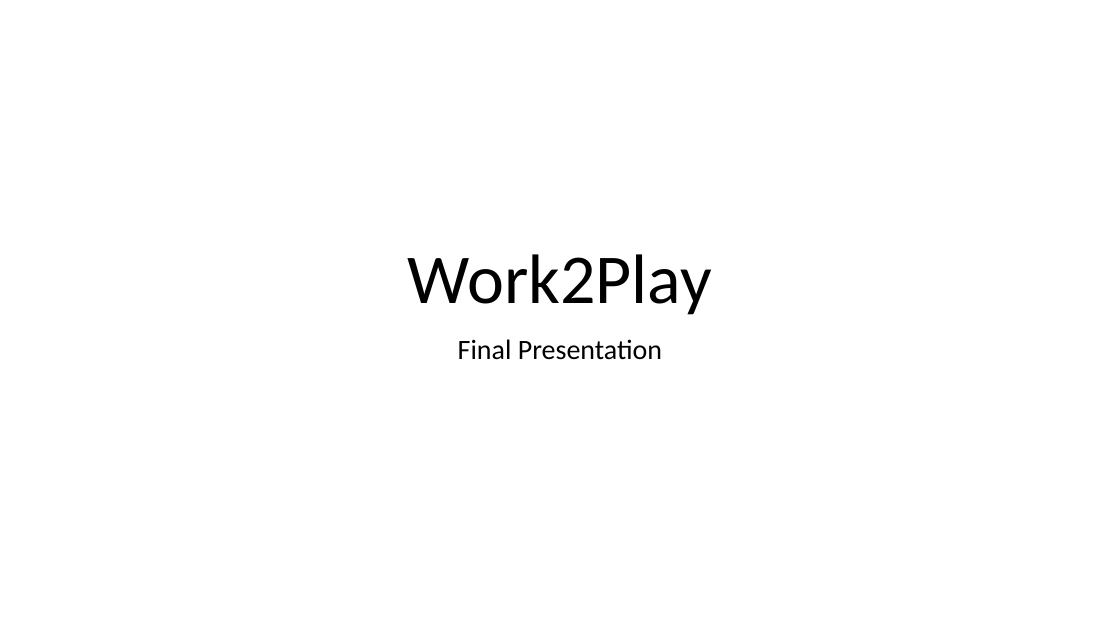
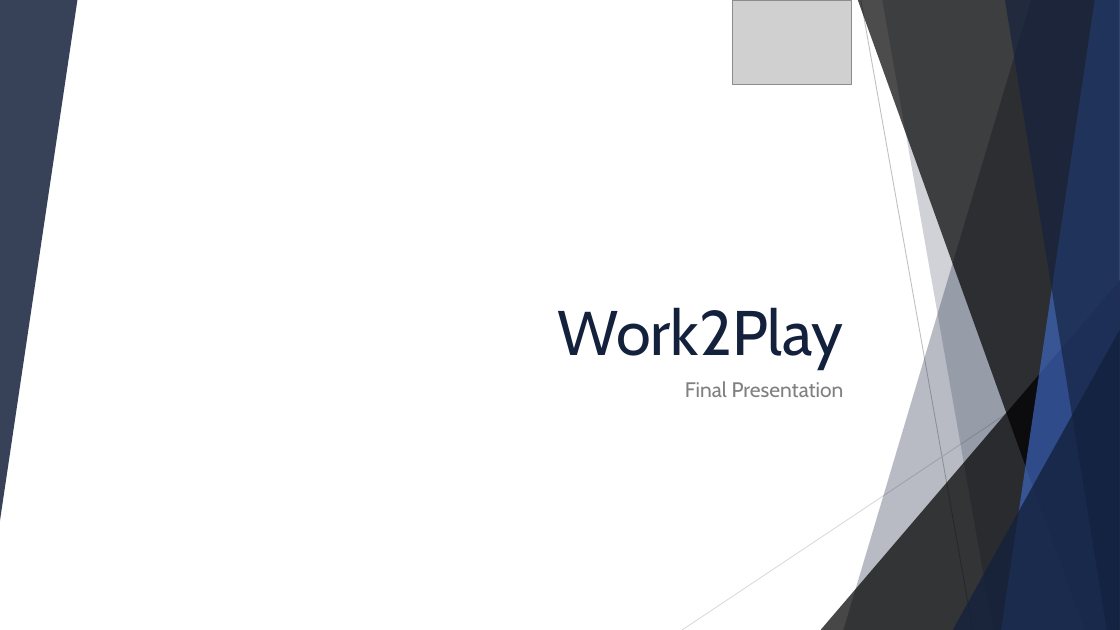
Before and after one commit to david2628/Work2Play, a slide deck: slide 1 of Final/W2P_final.pptx. Drawn at 1120x630 pixels with LibreOffice and Linux fonts; fonts in the diff are those of the drawing; grey boxes stand for pictures. Boxes give left, top, right and bottom in pixels: in the first picture for what was removed or moved away, otherwise in the second. Text is boxed around its words. In the diff, an @@ line names an element or a change of style, - is before the commit and + after.

```diff
--- a/Final/W2P_final.pptx
+++ b/Final/W2P_final.pptx
@@ group added at box(0, 0, 1120, 630): 5 freeform shapes, 3 triangles, 2 lines @@
@@ picture added at box(733, 0, 853, 84) @@
@@ title "Work2Play": place and size @@
-title "Work2Play" at box(408, 254, 712, 315)
+title "Work2Play" at box(557, 307, 843, 369)
@@ title "Work2Play" at box(557, 307, 843, 369): size 60 to 54 pt, font Calibri to Cabin, text colour #000000 to #14213D; alignment centre to right; line spacing 0.9 to 1 @@
@@ subtitle "Final Presentation": place and size @@
-subtitle "Final Presentation" at box(458, 339, 662, 360)
+subtitle "Final Presentation" at box(685, 381, 844, 397)
@@ subtitle "Final Presentation" at box(685, 381, 844, 397): size 24 to 18 pt, font Calibri to Cabin, text colour #000000 to #808080; alignment centre to right; line spacing 0.9 to 1 @@
```
Also in this commit, not shown: 12 other slides changed, 12 slides added, 10 slides removed.
